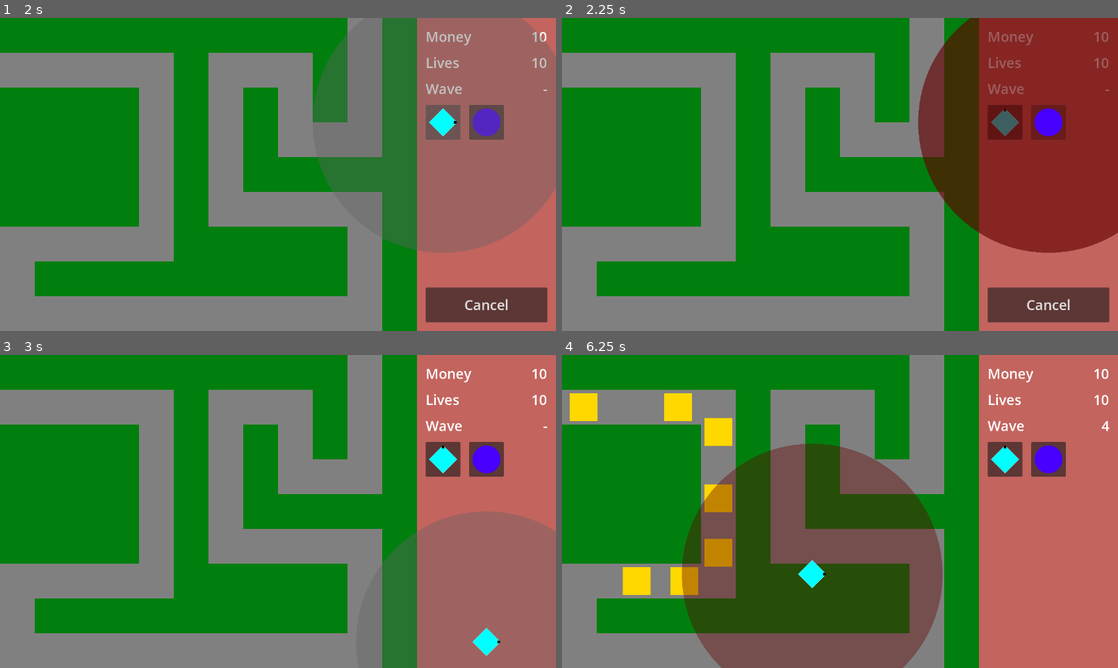
Above: before the commit, frames 1-4 (two rows, left to right).
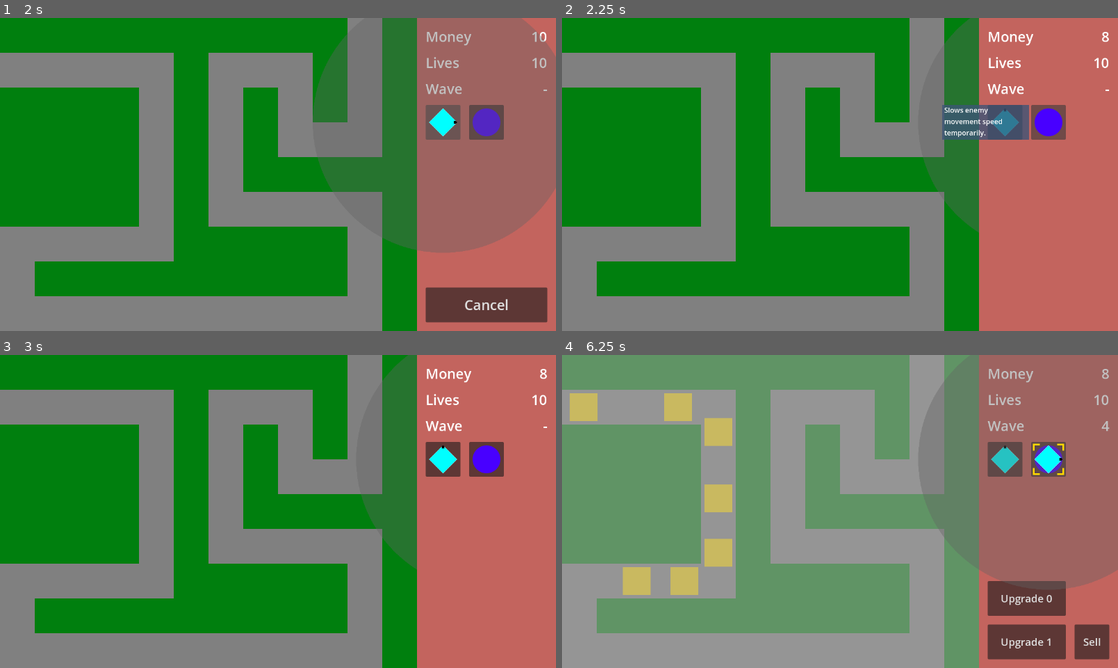
Above: after the commit, the same moments.

Repository: phrasmotica/godot-tower-defence
Game: Godot game, scene res://scenes/game.tscn
Same seed, same stepped clock (60 frames per second), same inputs: the game is played once before the commit and once after it.
Inputs (mouse positions are in pixels of both pictures, inside the frame that each line leads up to):
- Up to frame 1 (2 s): click "Start" at 0.5 s; click (444, 121) at 1.25 s
- Up to frame 2 (2.25 s): click (1051, 121) at 2 s
- Up to frame 3 (3 s): click (489, 642) at 2.75 s, where only the run before the commit has a clickable "Cancel"
- Up to frame 4 (6.25 s): tap Enter (ui_accept) at 3.5, 3.77, 4.52, 6.02 s; hold Shift (fast_forward) 3.53-4.28 s; tap . (next_tower) at 3.6, 5.1 s; click (1051, 642) at 3.67 s; move the mouse to (728, 527) at 4.27 s; tap , (previous_tower) at 4.35, 5.85 s; click (728, 527) at 4.42 s; move the mouse to (895, 442) at 5.02 s; hold Shift (fast_forward) from 5.03 s (still down); click (895, 442) at 5.17 s; move the mouse to (812, 574) at 5.77 s; click (812, 574) at 5.92 s

Frame 1 is identical in both runs. In frame 2, 26% of the frame differs, in the area x 64-100%, y 0-98%; in frame 3, 18%; in frame 4, 81%, in the area x 0-100%, y 0-100%.

Commit message:
Add control node to tower scenes to detect and swallow mouse input events

Diff:
--- a/scenes/gun_tower.tscn
+++ b/scenes/gun_tower.tscn
@@ -291,6 +291,14 @@
 tower_description = "Shoots simple bullets at enemies."
 price = 2
 
+[node name="DetectMouse" type="Control" parent="."]
+layout_mode = 3
+anchors_preset = 0
+offset_left = -32.0
+offset_top = -32.0
+offset_right = 32.0
+offset_bottom = 32.0
+
 [node name="CollisionArea" type="Area2D" parent="."]
 collision_layer = 4
 collision_mask = 4
@@ -404,11 +412,11 @@
 
 [node name="Barrel" parent="." instance=ExtResource("7_mplx0")]
 
+[connection signal="gui_input" from="DetectMouse" to="." method="_on_detect_mouse_gui_input"]
+[connection signal="mouse_entered" from="DetectMouse" to="." method="_on_detect_mouse_mouse_entered"]
+[connection signal="mouse_exited" from="DetectMouse" to="." method="_on_detect_mouse_mouse_exited"]
 [connection signal="area_entered" from="CollisionArea" to="." method="_on_collision_area_area_entered"]
 [connection signal="area_exited" from="CollisionArea" to="." method="_on_collision_area_area_exited"]
-[connection signal="input_event" from="CollisionArea" to="." method="_on_collision_area_input_event"]
-[connection signal="mouse_entered" from="CollisionArea" to="." method="_on_collision_area_mouse_entered"]
-[connection signal="mouse_exited" from="CollisionArea" to="." method="_on_collision_area_mouse_exited"]
 [connection signal="created_effect" from="Levels" to="." method="_on_levels_created_effect"]
 [connection signal="created_projectile" from="Levels" to="." method="_on_levels_created_projectile"]
 [connection signal="upgraded" from="Levels" to="." method="_on_levels_upgraded"]
--- a/scenes/slow_tower.tscn
+++ b/scenes/slow_tower.tscn
@@ -274,6 +274,14 @@
 tower_description = "Slows enemy movement speed temporarily."
 price = 3
 
+[node name="DetectMouse" type="Control" parent="."]
+layout_mode = 3
+anchors_preset = 0
+offset_left = -32.0
+offset_top = -32.0
+offset_right = 32.0
+offset_bottom = 32.0
+
 [node name="CollisionArea" type="Area2D" parent="."]
 collision_layer = 4
 collision_mask = 4
@@ -349,11 +357,11 @@
 enable_shoot = false
 enable_pulse = true
 
+[connection signal="gui_input" from="DetectMouse" to="." method="_on_detect_mouse_gui_input"]
+[connection signal="mouse_entered" from="DetectMouse" to="." method="_on_detect_mouse_mouse_entered"]
+[connection signal="mouse_exited" from="DetectMouse" to="." method="_on_detect_mouse_mouse_exited"]
 [connection signal="area_entered" from="CollisionArea" to="." method="_on_collision_area_area_entered"]
 [connection signal="area_exited" from="CollisionArea" to="." method="_on_collision_area_area_exited"]
-[connection signal="input_event" from="CollisionArea" to="." method="_on_collision_area_input_event"]
-[connection signal="mouse_entered" from="CollisionArea" to="." method="_on_collision_area_mouse_entered"]
-[connection signal="mouse_exited" from="CollisionArea" to="." method="_on_collision_area_mouse_exited"]
 [connection signal="created_effect" from="Levels" to="." method="_on_levels_created_effect"]
 [connection signal="created_projectile" from="Levels" to="." method="_on_levels_created_projectile"]
 [connection signal="upgraded" from="Levels" to="." method="_on_levels_upgraded"]
--- a/scripts/tower.gd
+++ b/scripts/tower.gd
@@ -21,6 +21,7 @@
 
 var path: Path
 var tower_mode = TowerMode.PLACING
+var just_placed := false
 var is_selected = false
 var is_valid_location = false
 
@@ -161,17 +162,24 @@
 
 	levels_node.adjust_range(projectile_range)
 
-func _on_collision_area_mouse_entered():
+func _on_detect_mouse_mouse_entered():
 	if not is_placing():
 		range_node.show()
 
-func _on_collision_area_mouse_exited():
-	if not is_placing() and not is_selected:
+func _on_detect_mouse_mouse_exited():
+	# this fires before mouse_entered after we have just placed the tower,
+	# so make sure we don't hide the range right after placing the tower
+	if not is_placing() and not just_placed and not is_selected:
 		range_node.hide()
 
-func _on_collision_area_input_event(_viewport:Node, event:InputEvent, _shape_idx:int):
+	if just_placed:
+		just_placed = false
+
+func _on_detect_mouse_gui_input(event: InputEvent):
 	if event.is_pressed():
 		if can_be_placed():
+			just_placed = true
+
 			set_warming_up()
 			on_placed.emit(self)
 
